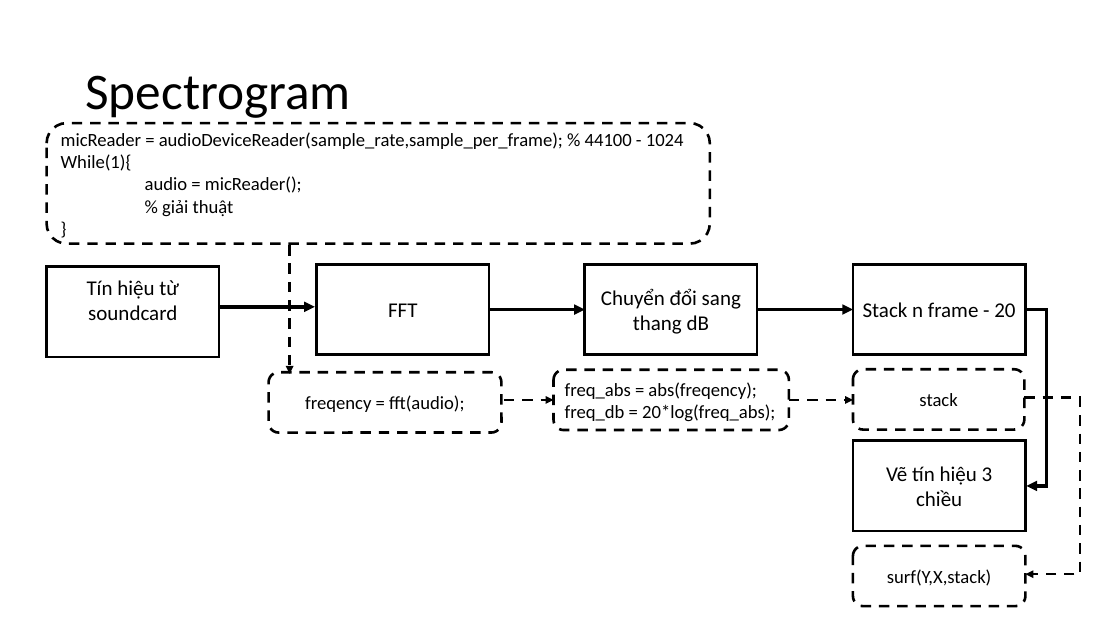
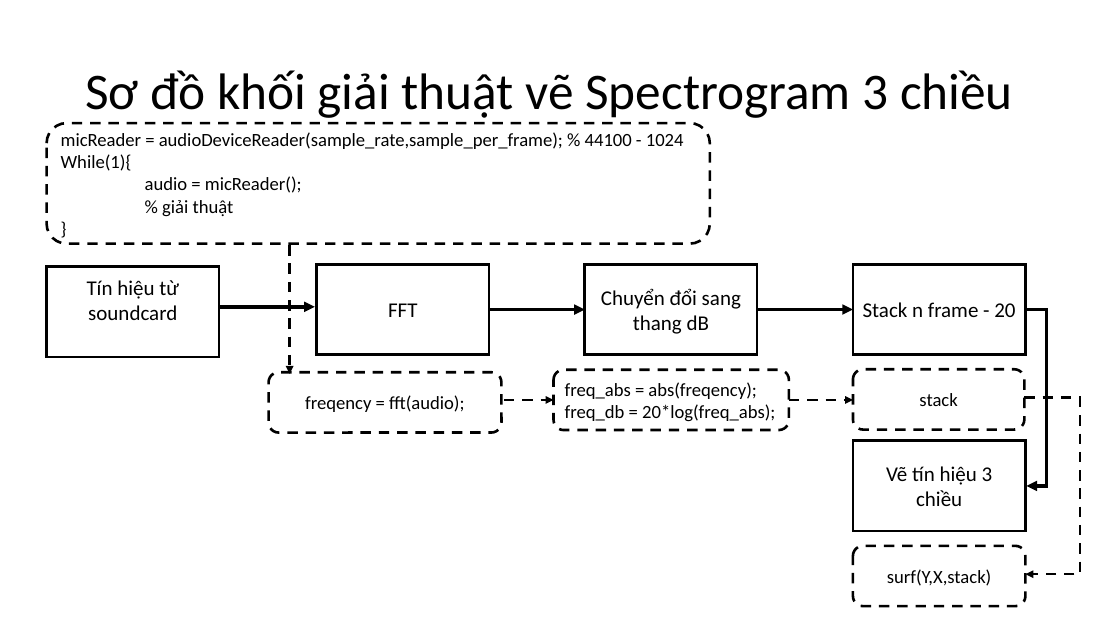
Before and after one commit to Sunfl4wer/Signal-and-Spectrum, a slide deck: slide 28 of Signal_and_Spectrum.pptx (slide 11 before the commit). Drawn at 1120x630 pixels with LibreOffice and Linux fonts; fonts in the diff are those of the drawing. Boxes give left, top, right and bottom in pixels: in the first picture for what was removed or moved away, otherwise in the second. Text is boxed around its words. In the diff, an @@ line names an element or a change of style, - is before the commit and + after.

```diff
--- a/Signal_and_Spectrum.pptx
+++ b/Signal_and_Spectrum.pptx
@@ title at [85, 70, 1013, 118]: text changed @@
-Spectrogram
+Sơ đồ khối giải thuật vẽ Spectrogram 3 chiều
```
Also in this commit, not shown: 6 other slides changed, 37 slides added, 6 slides removed.
